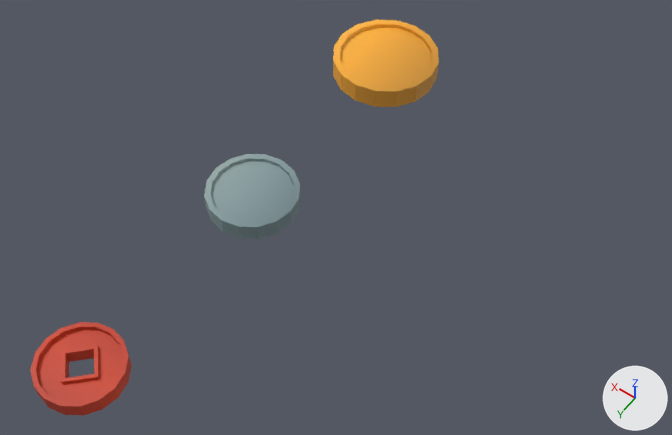
Two versions of the glTF model res/models/props.glb, one commit apart.
Camera for both pictures: a 50 mm camera at (-3.45, 5.63, 6.04) aimed at (-0.76, 1.86, 0.12). Lighting does not change. The marker at lower right points along +X, +Y and +Z. The first picture is the older version. Vertices at exactly the same position are counted once.

Names of what the first picture shows: 'coin_a', 'coin_b', 'coin_c'.
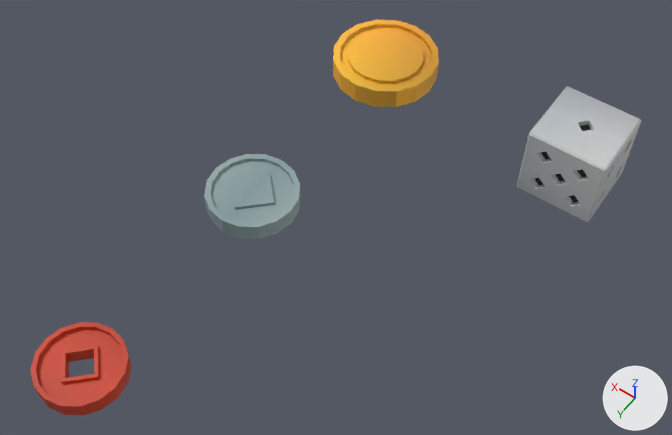
The newer file is also turned or shifted as a whole; pictures and numbers use the older file's frame.

Where the change shows, as pixel boxes [x1, y1, x2, y2] in the pictures (672 x 435 px; the box of a moved part takes in the faces that stretch with it):
'dice_a', added
    after: [517, 86, 641, 222]
part 1 of me_cylinder_001, moved or reshaped
    both: [232, 173, 294, 239]
part 2 of me_cylinder_001, surface changed
    both: [286, 169, 301, 223]
part 3 of me_cylinder_002, built on
    both: [340, 27, 431, 86]
part 4 of me_cylinder_002, surface changed
    both: [340, 24, 438, 107]

The change, as a diff of the scene's bpy script:
```diff
--- a/res/models/props.glb.py
+++ b/res/models/props.glb.py
@@ me_cylinder_001 @@
 # used by ob_coin_b; location = (0.0, 2.0, 0.0)
-me_cylinder_001.from_pydata(...)  # 112 vertices, 220 faces; spans x -0.4..0.4, y -0.4..0.4, z -0.08..0.08
+me_cylinder_001.from_pydata(...)  # 130 vertices, 256 faces; spans x -0.4..0.4, y -0.4..0.4, z -0.08..0.08
+# me_cylinder_001 part 1
+# 124 faces are deleted
+# 10 vertices are added at x -0.232..0.0, y -0.232..0.0, z -0.06..0.076
+# 8 new vertices lie (0.232, 0.232, 0.0) away from vertices in x -0.232..0.0, y -0.232..0.0, z -0.06..0.076
+# 160 new faces join them
+# me_cylinder_001 part 2: 48 kept faces spanning x -0.4..0.0, y -0.4..0.0, z -0.08..0.08 get new texture (UV) coordinates
 me_cylinder_001.materials.append(mat_material)
@@ me_cylinder_002 @@
 # used by ob_coin_c; location = (0.0, 0.0, 0.0)
-me_cylinder_002.from_pydata(...)  # 112 vertices, 220 faces; spans x -0.5..0.5, y -0.5..0.5, z -0.1..0.1
+me_cylinder_002.from_pydata(...)  # 176 vertices, 348 faces; spans x -0.5..0.5, y -0.5..0.5, z -0.1..0.1
+# me_cylinder_002 part 3
+# 28 faces are deleted
+# 32 vertices are added at x -0.356..0.356, y -0.356..0.356, z -0.097..0.061
+# 32 new vertices lie (0.0, 0.0, 0.036) away from vertices in x -0.356..0.356, y -0.356..0.356, z -0.097..0.061
+# 156 new faces join them
+# me_cylinder_002 part 4: 64 kept faces spanning x -0.5..0.5, y -0.354..0.354, z -0.1..0.1 get new texture (UV) coordinates
 me_cylinder_002.materials.append(mat_material)
@@ me_cube_001 @@
+me_cube_001.from_pydata(...)  # 297 vertices, 590 faces; spans x -0.354..0.354, y -0.354..0.354, z -0.354..0.354
+me_cube_001.materials.append(mat_material)  # picture img_pineapple_32_3x
@@ ob_dice_a @@
+ob_dice_a = bpy.data.objects.new('dice_a', me_cube_001)
+ob_dice_a.location = (-2.0, 0.0, 0.0)
```
